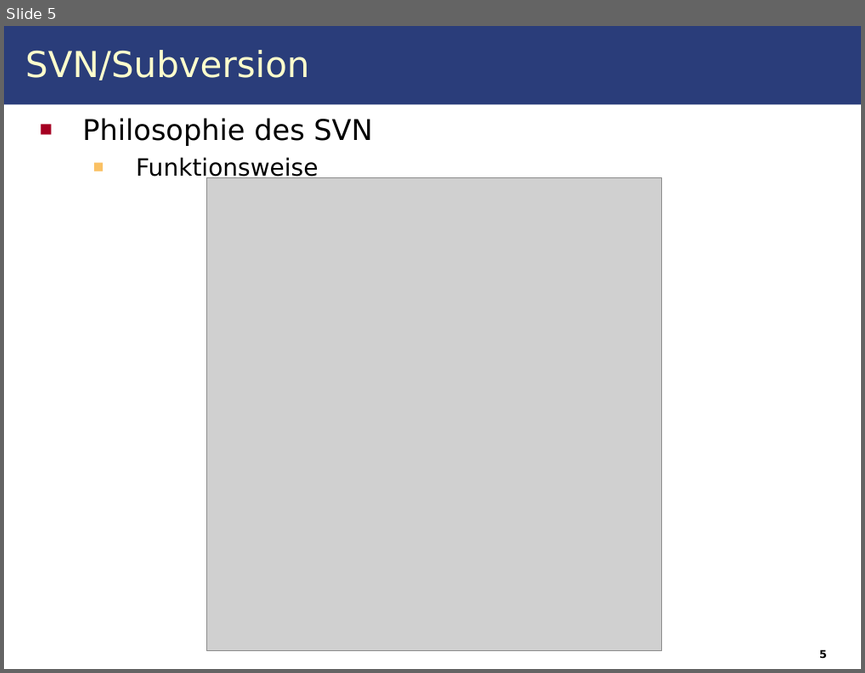
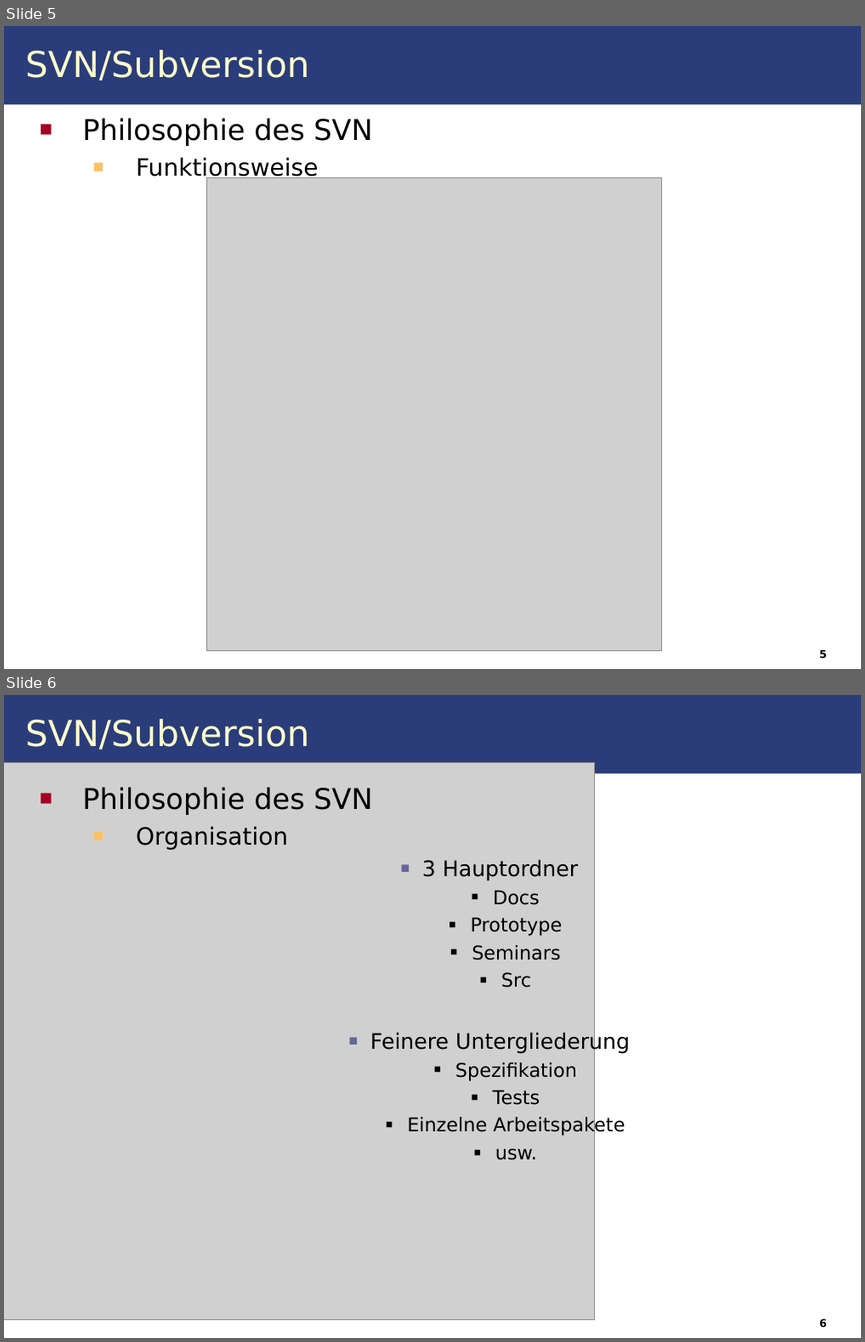
Before and after one commit to IAAS/decidr, a slide deck: seminars/at/Seminar.odp. Shown one above the other, each under a label of ours: slide 5 before the commit, slides 5 and 6 after it. The pictures are 865x673 and 865x1342 pixels, drawn with LibreOffice and Linux fonts; fonts in the diff are those of the drawing; grey boxes stand for pictures. Boxes give left, top, right and bottom in pixels: in the first picture for what was removed or moved away, otherwise in the second. Text is boxed around its words. In the diff, an @@ line names an element or a change of style, - is before the commit and + after.

```diff
--- a/seminars/at/Seminar.odp
+++ b/seminars/at/Seminar.odp
@@ slide 6 added at bbox=[4, 695, 861, 1338], background #FFFFFF; not listed: 1 template element that a slide beside it also shows @@
@@ title added at bbox=[25, 719, 309, 749], 30 pt, text #FFFFCC @@
+SVN/Subversion
@@ picture added at bbox=[4, 763, 595, 1320] @@
@@ text added at bbox=[82, 787, 630, 1160], 16 pt, text #000000 @@
+■ Philosophie des SVN
+  ■ Organisation
+    ■ 3 Hauptordner
+      ■ Docs
+      ■ Prototype
+      ■ Seminars
+      ■ Src
+    ■ Feinere Untergliederung
+      ■ Spezifikation
+      ■ Tests
+      ■ Einzelne Arbeitspakete
+      ■ usw.
@@ page number added at bbox=[819, 1318, 827, 1327], 9 pt, text #000000, bold @@
+6
```
Also in this commit, not shown: 1 slide changed, 13 other slides added, 9 other files.
